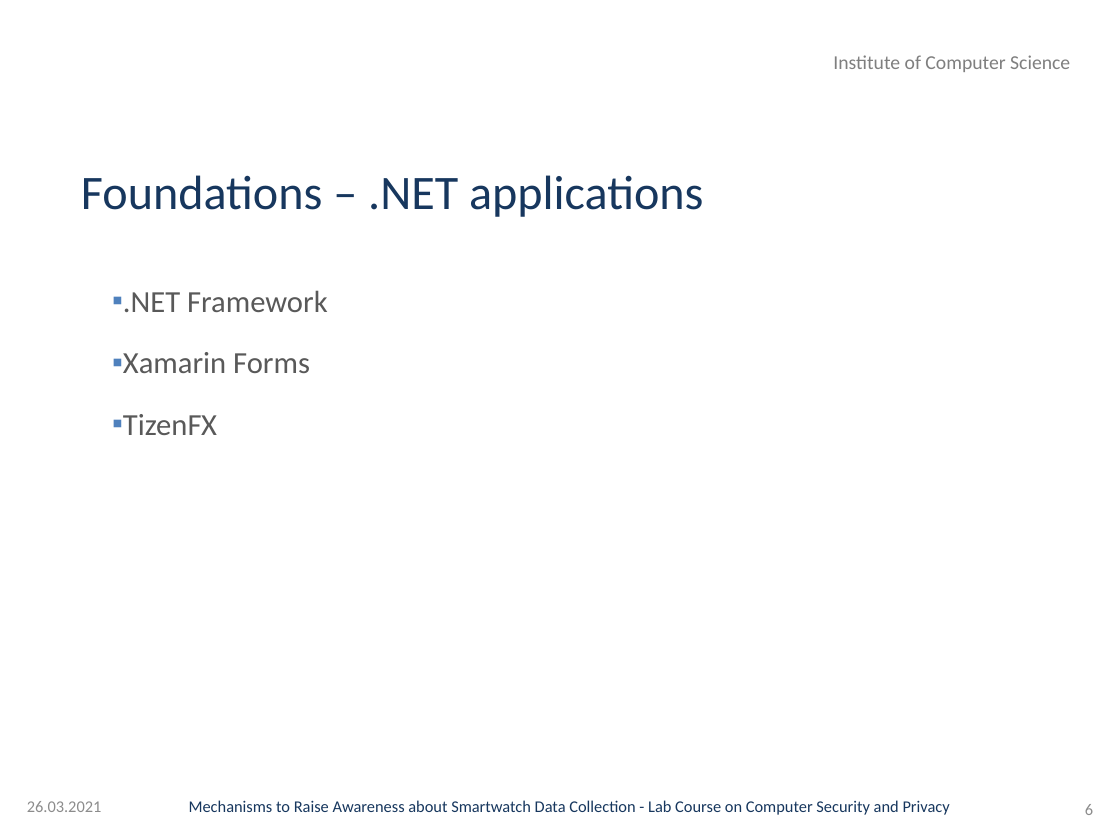
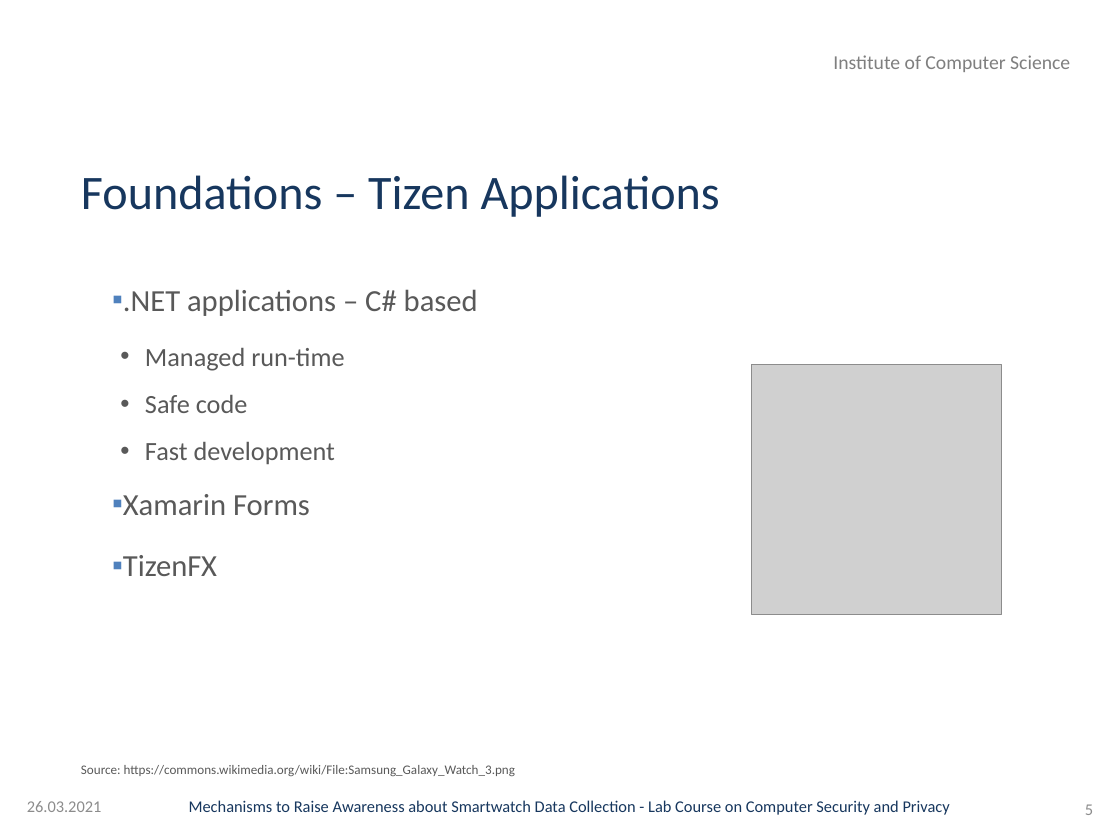
Before and after one commit to GAUG-Contributions/Practical_Course_Computer_Security_and_Privacy, a slide deck: slide 5 of Presentation/Presentation.pptx (slide 6 before the commit). Drawn at 1120x840 pixels with LibreOffice and Linux fonts; fonts in the diff are those of the drawing; grey boxes stand for pictures; background and template pictures are left out. Boxes give left, top, right and bottom in pixels: in the first picture for what was removed or moved away, otherwise in the second. Text is boxed around its words. In the diff, an @@ line names an element or a change of style, - is before the commit and + after.

```diff
--- a/Presentation/Presentation.pptx
+++ b/Presentation/Presentation.pptx
@@ title at (x1=81, y1=175, x2=720, y2=217): text changed @@
-Foundations – .NET applications
+Foundations – Tizen Applications
@@ text at (x1=123, y1=289, x2=478, y2=464): text changed; size 28 to 24 pt @@
-▪ .NET Framework
+▪ .NET applications – C# based
+  • Managed run-time
+  • Safe code
+  • Fast development
@@ picture added at (x1=751, y1=365, x2=1001, y2=614) @@
@@ text added at (x1=81, y1=765, x2=515, y2=776), 12 pt, text #595959 @@
+Source: https://commons.wikimedia.org/wiki/File:Samsung_Galaxy_Watch_3.png
@@ page number at (x1=1085, y1=804, x2=1093, y2=815): text changed @@
-6
+5
```
Also in this commit, not shown: 7 other slides changed, 1 slide added, 2 slides removed.
